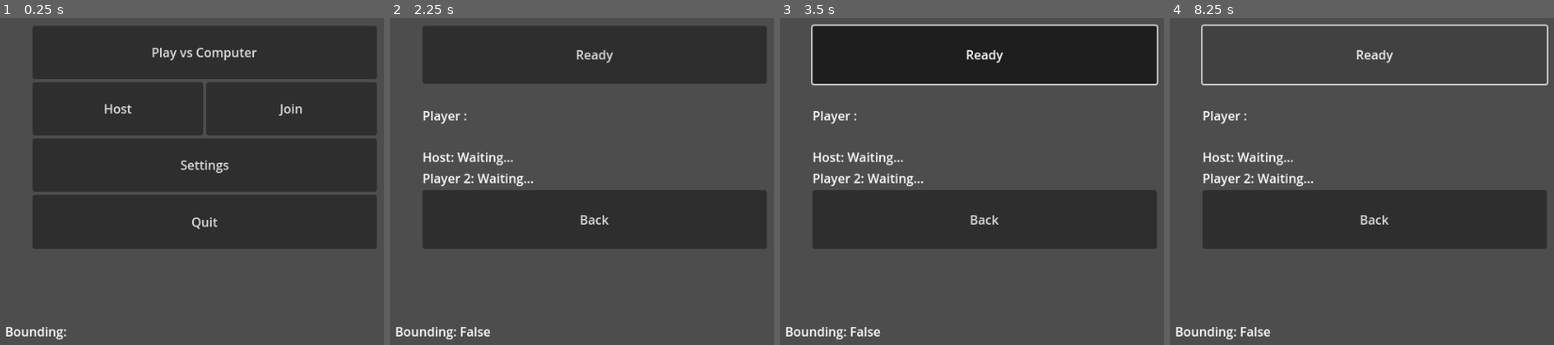
Above: before the commit, frames 1-4 (left to right).
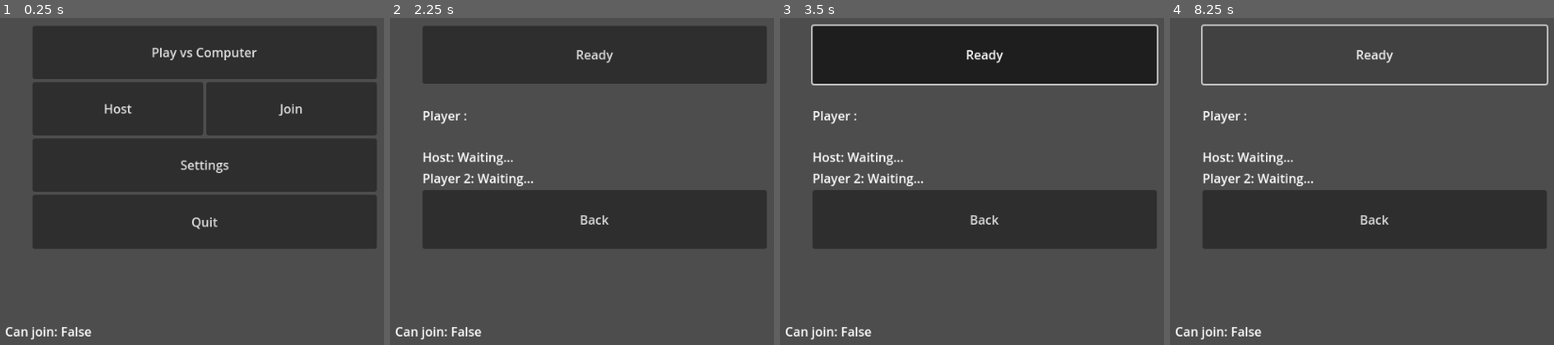
Above: after the commit, the same moments.

Repository: Matty-H/revolvernoir
Game: Godot game, scene res://scenes/start_menu.tscn
Two runs of this game, one before a commit and one after it. Both use one fixed random seed, a clock stepped at 60 frames per second and the inputs below. The engine's default icon, where the game draws it, is replaced by a stand-in: a white triangle on a blue panel in a dark square.
Inputs (mouse positions are in pixels of both pictures, inside the frame that each line leads up to):
- Up to frame 1 (0.25 s): no input
- Up to frame 2 (2.25 s): click "Host" at 0.5 s; click "Back" at 1.25 s; click "Join" at 2 s
- Up to frame 3 (3.5 s): click "Ready" at 2.75 s
- Up to frame 4 (8.25 s): click "Ready" at 3.5 s; click "Ready" at 4.25 s; tap Enter at 5, 6.5, 8 s; move the mouse to (outside the picture) at 5.02 s; tap Space at 5.75, 7.25 s; move the mouse to (outside the picture) at 5.77 s; move the mouse to (outside the picture) at 6.52 s; move the mouse to (1354, 119) at 7.27 s; move the mouse to (1500, 83) at 8.02 s

The runs differ from the first frame. In frame 1, 0.4% of the frame differs, in the area x 1-24%, y 94-99%; in frame 2, 0.5%, in the area x 1-26%, y 94-99%; in frame 3, 0.5%; in frame 4, 0.5%.
Error before the commit: Invalid access to property or key '0' on a base object of type 'Dictionary'. (res://scenes/server.gd:202)
Error after the commit: Invalid access to property or key '0' on a base object of type 'Dictionary'. (res://scenes/server.gd:204)

Commit message:
On progresse toujours

Diff:
--- a/scenes/server.gd
+++ b/scenes/server.gd
@@ -1,4 +1,6 @@
 extends Node
+
+@export var running_local : bool = true
 
 @onready var server: Node = $"."
 @onready var player_1_label: Label = %Player1
@@ -21,7 +23,7 @@
 var broadcastTimer : Timer
 var broadcaster : PacketPeerUDP
 var listener : PacketPeerUDP
-var peer = ENetMultiplayerPeer
+var peer : ENetMultiplayerPeer
 var joining : bool = false
 
 var listenPort : int = PORT
@@ -34,26 +36,26 @@
 	"ip_address": "",
 	"is_ready": false
 }
-var players_loaded = 0
 
 func _process(delta):
 	if not joining:
 		return
-	if listener.get_available_packet_count() > 0:
-		var serverip = listener.get_packet_ip()
-		var serverport = listener.get_packet_port()
-		var bytes = listener.get_packet()
-		var data = bytes.get_string_from_ascii()
-		var roomInfo = JSON.parse_string(data)
-		print("Server Ip: " + serverip + " | Server Port: " + str(serverport))
-
-		if serverip != "": #BUG GODOT ? Without, windows build bypass the error check on connection_server
-			connection_server(serverip)
+	#if listener.get_available_packet_count() > 0:
+		#var serverip : String = listener.get_packet_ip()
+		#var serverport = listener.get_packet_port()
+		#var bytes = listener.get_packet()
+		#var data = bytes.get_string_from_ascii()
+		#var roomInfo = JSON.parse_string(data)
+		#print("Server Ip: " + serverip + " | Server Port: " + str(serverport))
+		#
+		#if serverip != "": #BUG GODOT ? Without, windows-builds bypass the error check on connection_server
+			#connection_server(serverip)
 
 
 
 func _ready():
 	broadcastTimer = $BroadcastTimer
+	listeningPort()
 	room_info.ip_address = _get_self_local_ip()
 	room_info.name = _get_name()
 	_connect_signals()
@@ -63,10 +65,10 @@
 	listener = PacketPeerUDP.new()
 	if listener.bind(listenPort) == OK:
 		print("Find port to " + str(listenPort))
-		bounding.text = "Bounding: True"
+		bounding.text = "Can join: True"
 	else:
 		print("Failed to find")
-		bounding.text = "Bounding: False"
+		bounding.text = "Can join: False"
 
 func setUpBroadcast():
 	broadcaster = PacketPeerUDP.new()
@@ -86,9 +88,9 @@
 	pass # Replace with function body.
 
 func cleanUp_UDP():
+	$BroadcastTimer.stop()
 	if listener != null:
 		listener.close()
-	$BroadcastTimer.stop()
 	if broadcaster != null:
 		broadcaster.close()
 
@@ -116,22 +118,26 @@
 	peer = ENetMultiplayerPeer.new()
 	var error = peer.create_server(PORT, MAX_CONNECTIONS)
 	if error:
+		print("Create Server error" + str(error))
 		return error
 	multiplayer.multiplayer_peer = peer
 	_add_local_player(1)
 
 func join_game():
-	#var address = "192.168.1.215"
-	joining = true
-	listeningPort()
-
-func connection_server(address):
+	if running_local: # Si on est en test local
+		connection_server(_get_self_local_ip())
+	else:
+		listeningPort()
+		joining = true
+
+
+func connection_server(address : String):
+	joining = false
 	peer = ENetMultiplayerPeer.new()
 	var error = peer.create_client(address, PORT)
 	if error != OK:
 		print("Failed to connect to server.")
 		return
-	joining = false
 	multiplayer.multiplayer_peer = peer
 
 # --- Signal Handlers ---
@@ -183,10 +189,6 @@
 	return ""
 
 # --- Game Scene Management ---
-@rpc("call_local", "reliable")
-func load_game(game_scene_path):
-	get_tree().change_scene_to_file(game_scene_path)
-
 @rpc("any_peer", "reliable")
 func player_ready():
 	var player_id = multiplayer.get_unique_id()
@@ -207,11 +209,11 @@
 			all_ready = false
 			break
 	if all_ready:
-		rpc("print_hello")
-
-@rpc("any_peer")
-func print_hello():
-	print("Start Game")
+		rpc("load_game", "res://scenes/interface.tscn")
+
+@rpc("any_peer", "call_local", "reliable")
+func load_game(game_scene_path):
+	get_tree().change_scene_to_file(game_scene_path)
 
 @rpc("any_peer", "reliable")
 func notify_player_ready(player_id, status):
@@ -244,12 +246,6 @@
 		]
 	player_2_label.text = player2_info
 
-func _launch_game_scene():
-	rpc("load_game", "res://scenes/interface.tscn")
-
-func _reset_players_loaded():
-	players_loaded = 0
-
 # --- Disconnecting ---
 func disconnect_from_server():
 	if multiplayer.multiplayer_peer:
